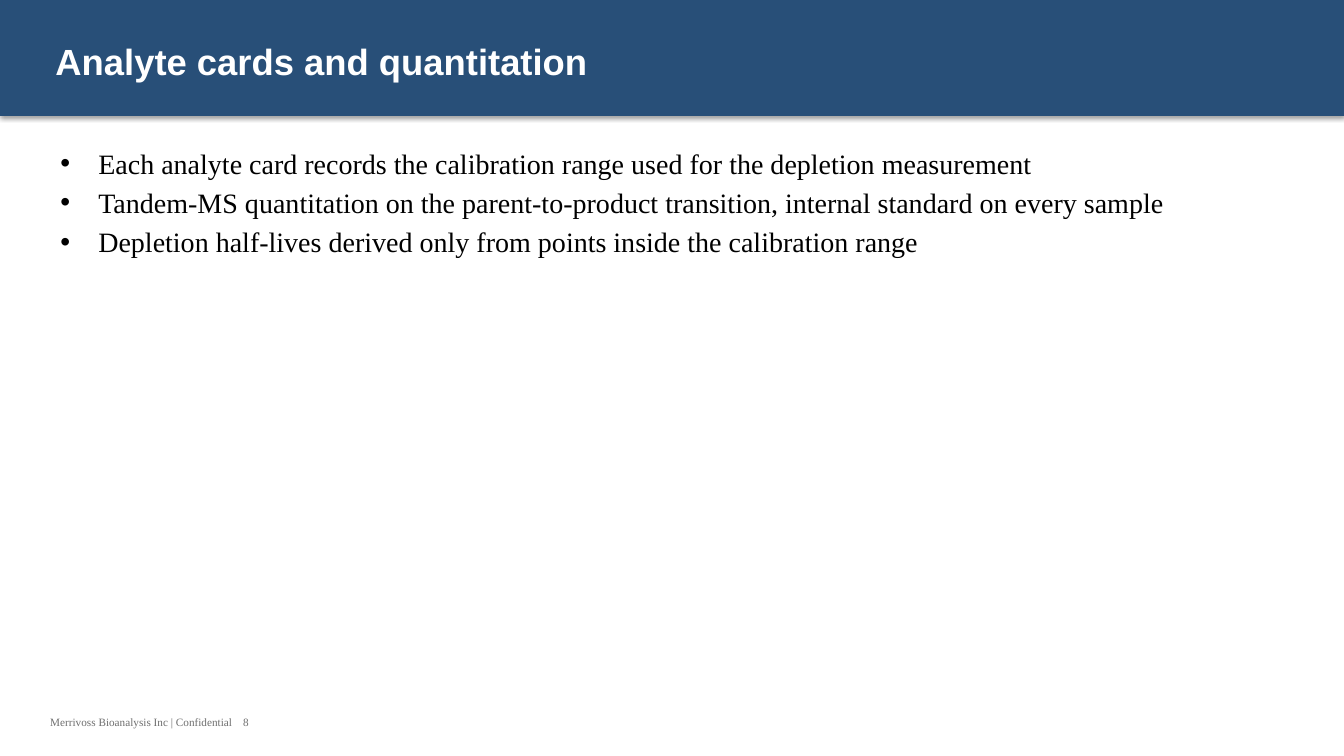
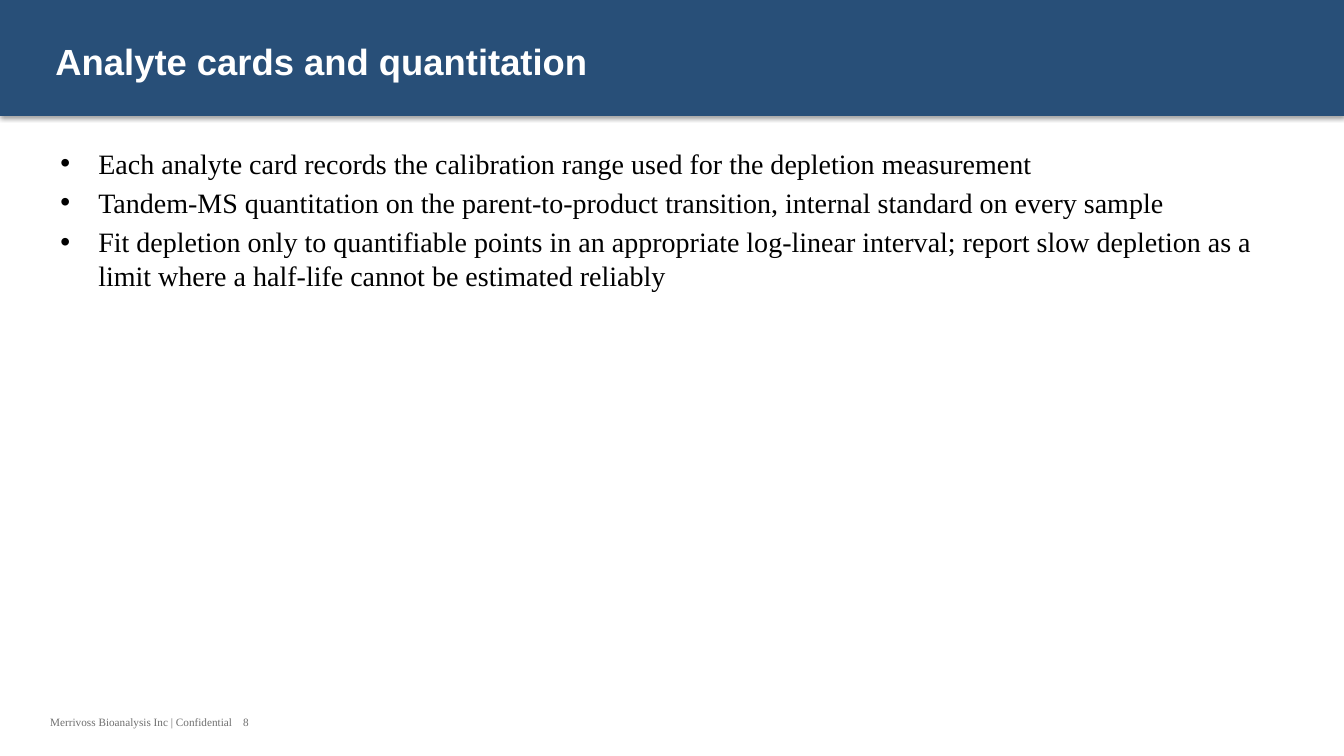
Before and after one commit to 60xAI/portco-mock-dataset, a slide deck: slide 8 of output/archive/Archive/Users/mrinalvesi_old_laptop/DMPK/Working/DMPK_Clearance_031714_v2.pptx. Drawn at 1344x756 pixels with LibreOffice and Linux fonts; fonts in the diff are those of the drawing. Boxes give left, top, right and bottom in pixels: in the first picture for what was removed or moved away, otherwise in the second. Text is boxed around its words. In the diff, an @@ line names an element or a change of style, - is before the commit and + after.

```diff
--- a/output/archive/Archive/Users/mrinalvesi_old_laptop/DMPK/Working/DMPK_Clearance_031714_v2.pptx
+++ b/output/archive/Archive/Users/mrinalvesi_old_laptop/DMPK/Working/DMPK_Clearance_031714_v2.pptx
@@ text at bbox=[98, 232, 1250, 291]: text changed @@
-• Depletion half-lives derived only from points inside the calibration range
+• Fit depletion only to quantifiable points in an appropriate log-linear interval; report slow depletion as a limit where a half-life cannot be estimated reliably
```
Also in this commit, not shown: 5 other slides changed, 1 other file.
